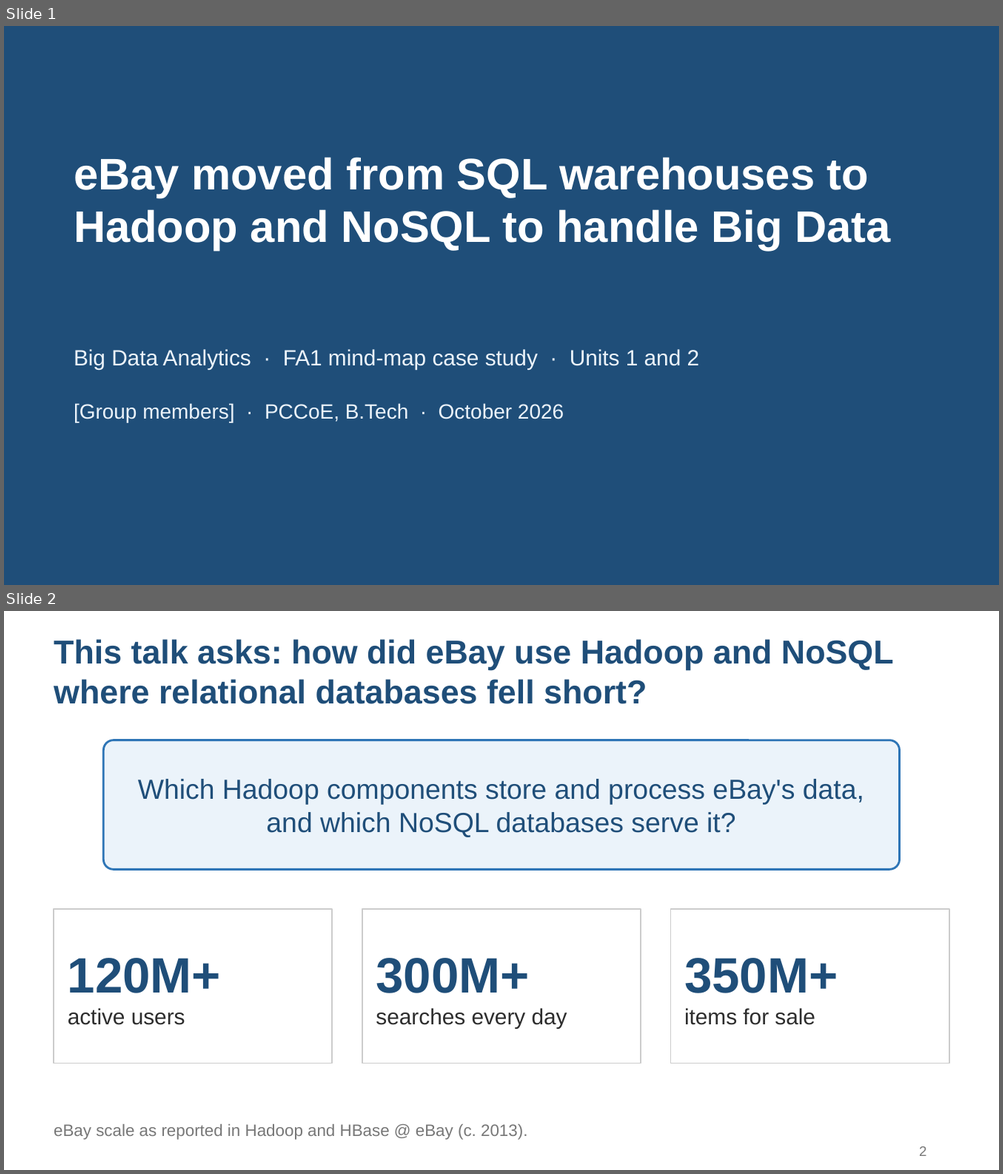
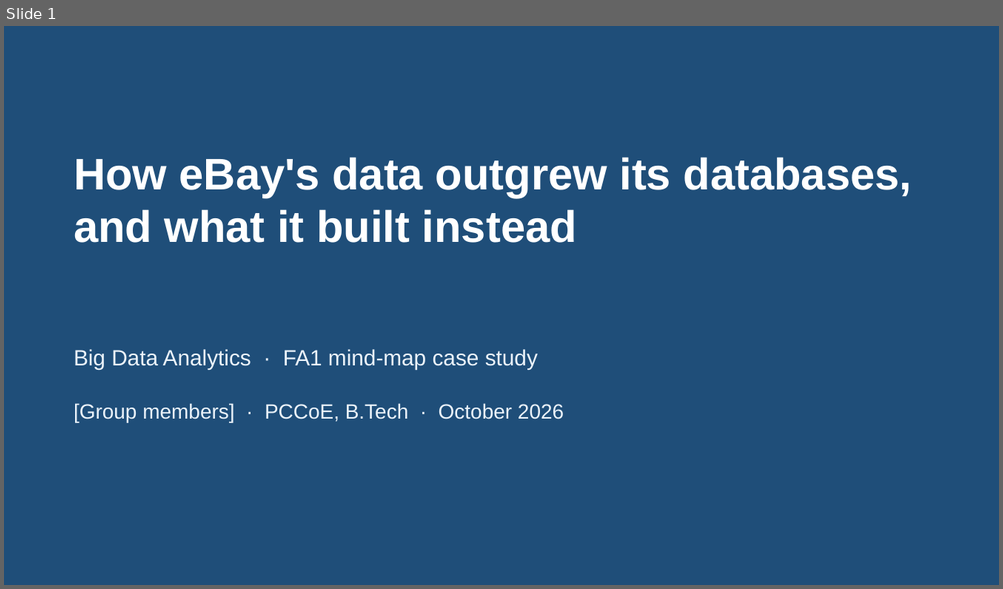
Before and after one commit to msk1039/ebay-bda, a slide deck: ebay-bigdata-fa1.pptx. Shown one above the other, each under a label of ours: slides 1 and 2 before the commit, slide 1 after it. The pictures are 1003x1174 and 1003x589 pixels, drawn with LibreOffice and Linux fonts; fonts in the diff are those of the drawing. Boxes give left, top, right and bottom in pixels: in the first picture for what was removed or moved away, otherwise in the second. Text is boxed around its words. In the diff, an @@ line names an element or a change of style, - is before the commit and + after.

```diff
--- a/ebay-bigdata-fa1.pptx
+++ b/ebay-bigdata-fa1.pptx
@@ slide 2 removed at box(4, 611, 999, 1170), background #FFFFFF @@
@@ title removed at box(54, 639, 893, 704) @@
-This talk asks: how did eBay use Hadoop and NoSQL where relational databases fell short?
@@ rounded rectangle removed at box(103, 741, 899, 869) @@
-Which Hadoop components store and process eBay's data, and which NoSQL databases serve it?
@@ rectangle removed at box(54, 909, 333, 1064) @@
-120M+
-active users
@@ rectangle removed at box(362, 909, 640, 1064) @@
-300M+
-searches every day
@@ rectangle removed at box(670, 909, 949, 1064) @@
-350M+
-items for sale
@@ text removed at box(54, 1125, 527, 1140) @@
-eBay scale as reported in Hadoop and HBase @ eBay (c. 2013).
@@ page number removed at box(919, 1147, 926, 1156) @@
-2
@@ slide 1 changed as well @@
@@ title at box(74, 157, 912, 243): text changed @@
-eBay moved from SQL warehouses to Hadoop and NoSQL to handle Big Data
+How eBay's data outgrew its databases, and what it built instead
@@ text at box(74, 349, 538, 370): text changed @@
-Big Data Analytics · FA1 mind-map case study · Units 1 and 2
+Big Data Analytics · FA1 mind-map case study
```
Also in this commit, not shown: 5 other slides changed, 9 slides added, 3 other slides removed, 3 other files.
